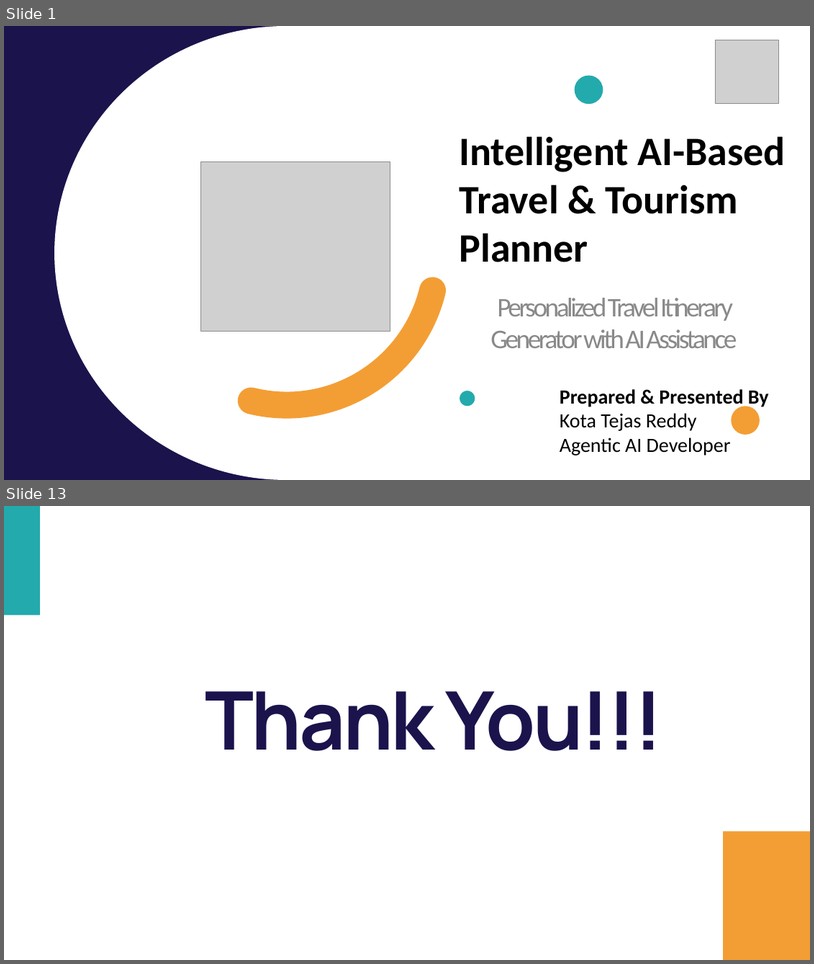
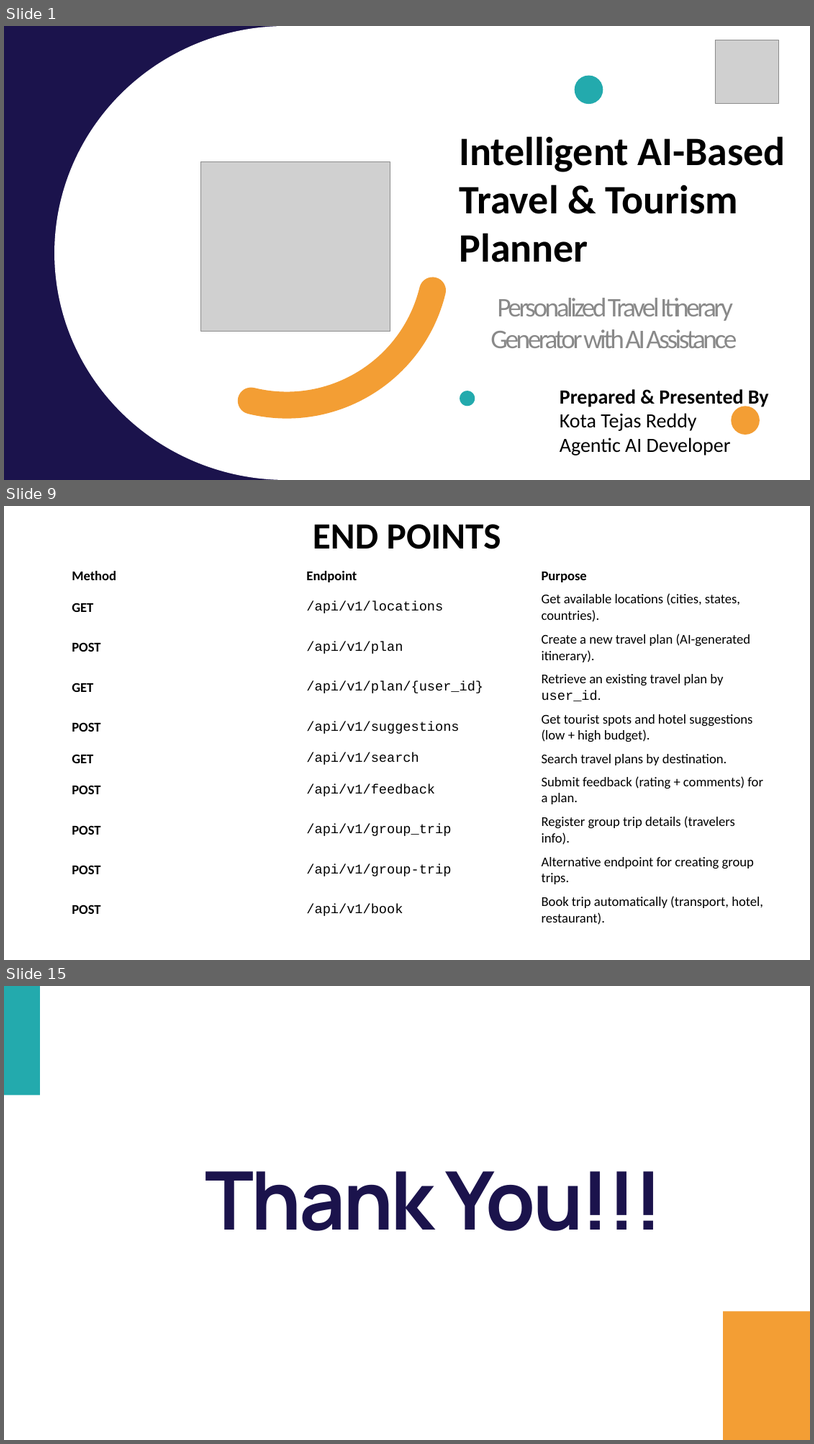
Before and after one commit to tejasreddy-9/Travel-planer, a slide deck: Intiligent AI-Based Travel & Tourism Planner.pptx. Shown one above the other, each under a label of ours: slides 1 and 13 before the commit, slides 1, 9 and 15 after it; the slides between them are not shown. The pictures are 814x964 and 814x1444 pixels, drawn with LibreOffice and Linux fonts; fonts in the diff are those of the drawing; grey boxes stand for pictures. Boxes give left, top, right and bottom in pixels: in the first picture for what was removed or moved away, otherwise in the second. Text is boxed around its words. In the diff, an @@ line names an element or a change of style, - is before the commit and + after.

```diff
--- a/Intiligent AI-Based Travel & Tourism Planner.pptx
+++ b/Intiligent AI-Based Travel & Tourism Planner.pptx
@@ slide 9 added at bbox=[4, 506, 810, 960], background #FFFFFF @@
@@ title added at bbox=[313, 524, 502, 549], 44 pt, text #000000, bold @@
+END POINTS
@@ table added at bbox=[67, 565, 771, 930], 10 rows, 3 columns @@
+Method | Endpoint | Purpose
+GET | /api/v1/locations | Get available locations (cities, states, countries).
+POST | /api/v1/plan | Create a new travel plan (AI-generated itinerary).
+GET | /api/v1/plan/{user_id} | Retrieve an existing travel plan by user_id.
+POST | /api/v1/suggestions | Get tourist spots and hotel suggestions (low + high budget).
+GET | /api/v1/search | Search travel plans by destination.
+POST | /api/v1/feedback | Submit feedback (rating + comments) for a plan.
+POST | /api/v1/group_trip | Register group trip details (travelers info).
+POST | /api/v1/group-trip | Alternative endpoint for creating group trips.
+POST | /api/v1/book | Book trip automatically (transport, hotel, restaurant).
@@ what was slide 13 is now slide 15 @@
```
Also in this commit, not shown: 4 slides changed, 1 other slide added.
